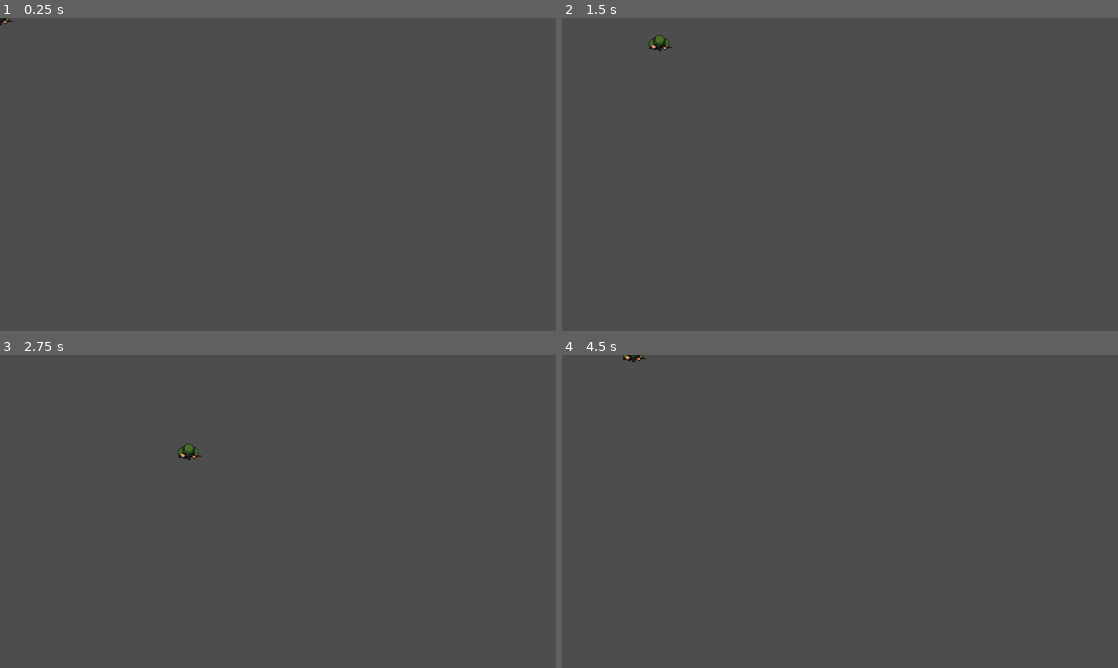
Above: before the commit, frames 1-4 (two rows, left to right).
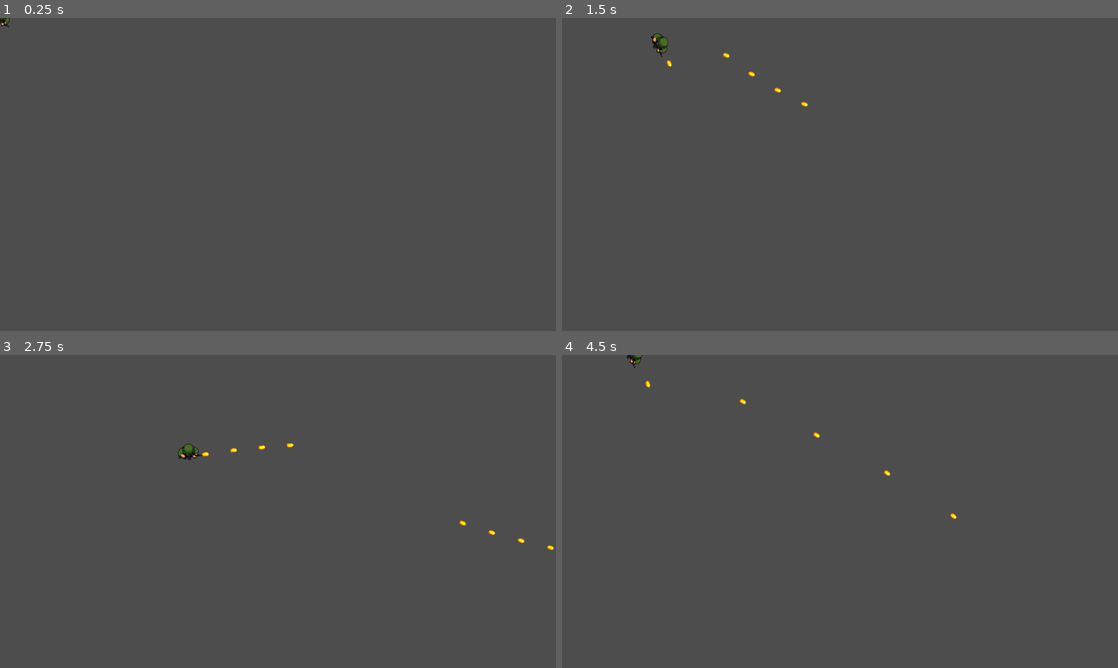
Above: after the commit, the same moments.

Repository: r021n/top-down-shooter
Game: Godot game, scene res://scenes/main.tscn
The game is run twice, just before and just after one commit, with the same random seed, the same clock (stepped at 60 frames per second) and the same inputs.
Inputs (mouse positions are in pixels of both pictures, inside the frame that each line leads up to):
- Up to frame 1 (0.25 s): no input
- Up to frame 2 (1.5 s): tap Enter at 0.5 s; move the mouse to (962, 158) at 0.52 s; press the mouse at (962, 158) at 0.53 s; hold Right (ui_right) 0.53-1.28 s; move the mouse to (728, 190) at 1.27 s; release the mouse at (728, 190) at 1.28 s; hold Down (ui_down) from 1.28 s (still down); click (728, 190) at 1.35 s
- Up to frame 3 (2.75 s): move the mouse to (333, 442) at 2.02 s; release Down (ui_down) at 2.03 s; press the mouse at (333, 442) at 2.03 s; hold Right (ui_right) from 2.03 s (still down)
- Up to frame 4 (4.5 s): move the mouse to (812, 574) at 2.77 s; release Right (ui_right) at 2.78 s; release the mouse at (812, 574) at 2.78 s; hold Up (ui_up) 2.78-3.53 s; click (812, 574) at 2.85 s; move the mouse to (1006, 558) at 3.52 s; press the mouse at (1006, 558) at 3.53 s; hold Left (ui_left) from 3.53 s (still down); move the mouse to (673, 464) at 4.27 s; release the mouse at (673, 464) at 4.28 s; click (673, 464) at 4.35 s

The runs differ from the first frame. In frame 1, less than 0.1% of the frame differs, in the area x 0-3%, y 0-3%; in frame 2, 0.2%, in the area x 15-45%, y 4-29%; in frame 3, 0.2%; in frame 4, 0.2%.

Commit message:
Implement bullet mechanics and shooting functionality

Diff:
--- a/project.godot
+++ b/project.godot
@@ -54,6 +54,11 @@
 , Object(InputEventKey,"resource_local_to_scene":false,"resource_name":"","device":-1,"window_id":0,"alt_pressed":false …(183 unchanged characters)…
 ]
 }
+shoot={
+"deadzone": 0.2,
+"events": [Object(InputEventMouseButton,"resource_local_to_scene":false,"resource_name":"","device":-1,"window_id":0,"alt_pressed":false,"shift_pressed":false,"ctrl_pressed":false,"meta_pressed":false,"button_mask":1,"position":Vector2(186, 19),"global_position":Vector2(195, 67),"factor":1.0,"button_index":1,"canceled":false,"pressed":true,"double_click":false,"script":null)
+]
+}
 
 [physics]
 
--- /dev/null
+++ b/scenes/bullet.tscn
@@ -0,0 +1,18 @@
+[gd_scene format=3 uid="uid://b8bxdiepl43ca"]
+
+[ext_resource type="Texture2D" uid="uid://b16brhri12ulv" path="res://assets/bullets/bullet.png" id="1_mkf8s"]
+[ext_resource type="Script" uid="uid://4pf0ttnnhshq" path="res://scripts/bullet.gd" id="1_y25gk"]
+
+[sub_resource type="CircleShape2D" id="CircleShape2D_y25gk"]
+radius = 8.062258
+
+[node name="Bullet" type="Area2D" unique_id=1344117950]
+script = ExtResource("1_y25gk")
+
+[node name="Sprite2D" type="Sprite2D" parent="." unique_id=1142984945]
+texture_filter = 1
+rotation = 1.5707964
+texture = ExtResource("1_mkf8s")
+
+[node name="CollisionShape2D" type="CollisionShape2D" parent="." unique_id=920318455]
+shape = SubResource("CircleShape2D_y25gk")
--- a/scenes/player.tscn
+++ b/scenes/player.tscn
@@ -16,3 +16,6 @@
 [node name="CollisionShape2D" type="CollisionShape2D" parent="." unique_id=521361540]
 scale = Vector2(2, 2)
 shape = SubResource("CircleShape2D_g2els")
+
+[node name="Muzzle" type="Marker2D" parent="." unique_id=726322033]
+position = Vector2(28, 7)
--- /dev/null
+++ b/scripts/bullet.gd
@@ -0,0 +1,12 @@
+extends Area2D
+
+@export var speed: float = 600.0
+
+var direction: Vector2 = Vector2.ZERO
+
+func _ready():
+	var timer = get_tree().create_timer(3.0)
+	timer.timeout.connect(queue_free)
+
+func _physics_process(delta):
+	position += direction * speed * delta
--- a/scripts/player.gd
+++ b/scripts/player.gd
@@ -1,6 +1,10 @@
 extends CharacterBody2D
 
 @export var speed: float = 300.0
+@export var fire_rate: float = 0.2
+
+var can_shoot: bool = true
+var bullet_scene: PackedScene = preload("res://scenes/bullet.tscn")
 
 func _physics_process(_delta):
 	var input = Vector2.ZERO
@@ -17,3 +21,23 @@
 	input = input.normalized()
 	velocity = input * speed
 	move_and_slide()
+
+	look_at(get_global_mouse_position())
+
+	if Input.is_action_pressed("shoot") and can_shoot:
+		shoot()
+
+func shoot():
+	can_shoot = false
+
+	var bullet = bullet_scene.instantiate()
+	var muzzle = $Muzzle
+
+	bullet.position = muzzle.global_position
+	bullet.direction = (get_global_mouse_position() - muzzle.global_position).normalized()
+	bullet.rotation = bullet.direction.angle()
+
+	get_parent().add_child(bullet)
+
+	var timer = get_tree().create_timer(fire_rate)
+	timer.timeout.connect(func(): can_shoot = true)
Binary file added: assets/bullets/bullet.png
Not shown, added: assets/bullets/bullet.png.import
Not shown, added: scripts/bullet.gd.uid
